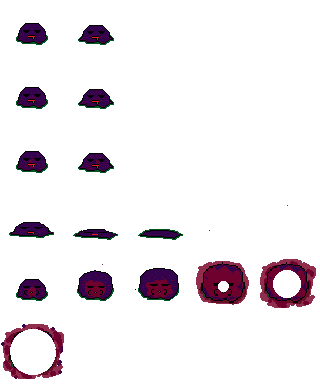
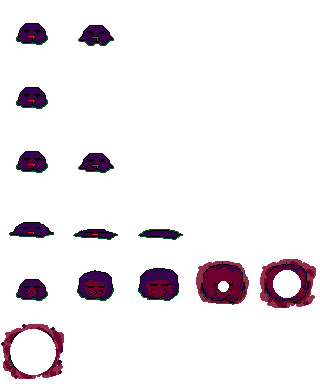
Layers edited between the first and the second 320x384 image:
renamed "Body copy 2" to "Layer 1", moved it above "Body copy 5" over [21, 89, 45, 105]
removed layer "fizz copy 2" (was 82%) over [21, 38, 100, 107]
removed layer "insides copy 2" (was 99%) over [21, 89, 45, 105]
removed layer "Body copy" over [81, 28, 110, 44]
removed layer "fizz copy" (was 82%) over [81, 28, 110, 43]
removed layer "insides copy" (was 99%) over [81, 28, 110, 43]
removed layer "shadow" over [21, 37, 159, 293]
painted on "Body copy 5" over [21, 28, 288, 293]
added layer "Layer 4" above "fizz copy 5" over [21, 91, 45, 105]
"fizz copy 5": opacity 82% → 100%, painted on it over [21, 28, 288, 293]
added layer "Layer 2" above "insides copy 5" over [21, 89, 45, 105]
"insides copy 5": opacity 99% → 100%, painted on it over [21, 28, 288, 293]
painted on "shadow copy 5" over [21, 37, 288, 293]
removed layer "fizz copy 14" (was 82%) over [90, 264, 103, 291]
removed layer "fizz copy 12" (was 82%) over [199, 205, 288, 290]
removed layer "shadow copy 12" over [135, 285, 200, 293]
removed layer "fizz copy 11" (was 82%) over [145, 230, 210, 293]
removed layer "shadow copy 11" over [90, 287, 154, 293]
removed layer "fizz copy 10" (was 82%) over [90, 230, 159, 293]
removed layer "fizz copy 4" (was 82%) over [26, 102, 100, 168]
removed layer "Body copy 3" over [79, 89, 113, 108]
removed layer "fizz copy 3" (was 82%) over [30, 90, 112, 107]
removed layer "insides copy 3" (was 99%) over [80, 89, 112, 107]
removed layer "shadow copy 3" over [78, 99, 114, 109]
…and 8 more changes (1 added, 7 removed)
